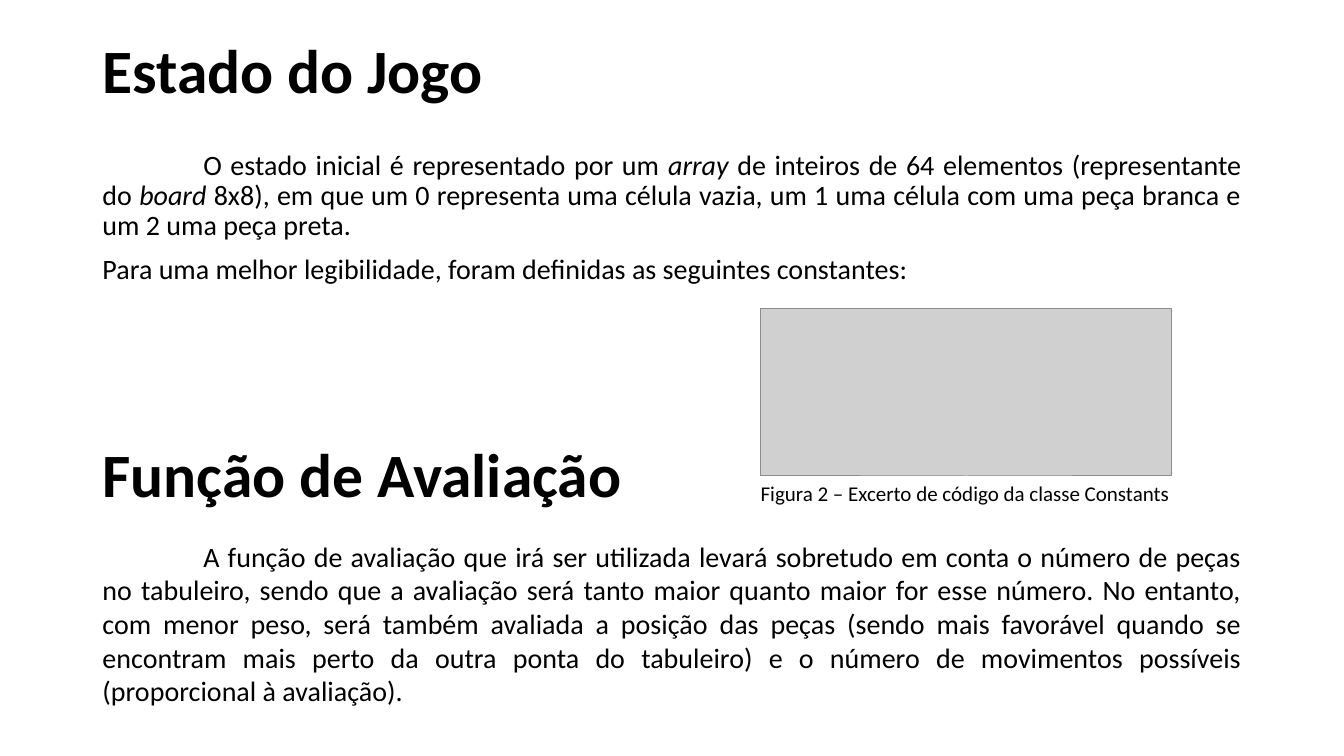
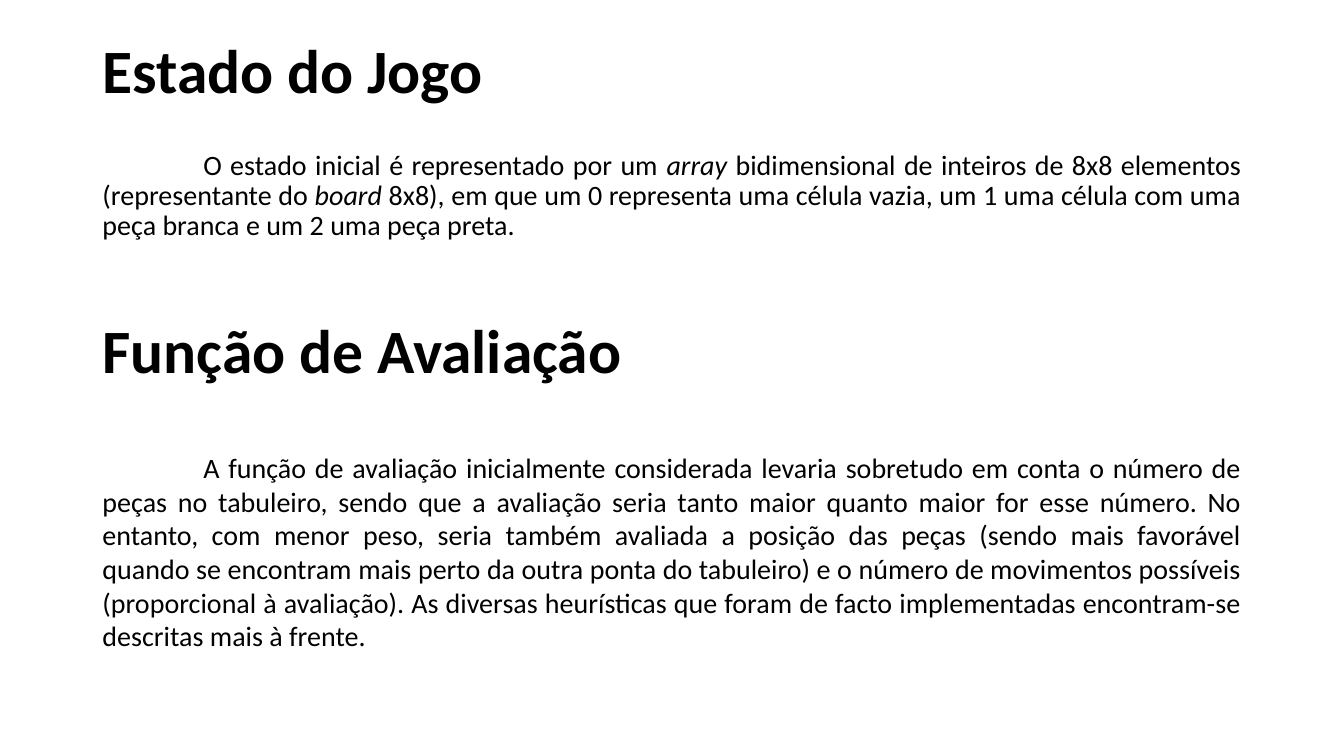
Before and after one commit to SergioDias47/Eximo, a slide deck: slide 4 of docs/IART-Eximo.pptx. Drawn at 1344x756 pixels with LibreOffice and Linux fonts; fonts in the diff are those of the drawing; grey boxes stand for pictures. Boxes give left, top, right and bottom in pixels: in the first picture for what was removed or moved away, otherwise in the second. Text is boxed around its words. In the diff, an @@ line names an element or a change of style, - is before the commit and + after.

```diff
--- a/docs/IART-Eximo.pptx
+++ b/docs/IART-Eximo.pptx
@@ text at (102, 155, 1241, 647): text changed @@
-O estado inicial é representado por um array de inteiros de 64 elementos (representante do board 8x8), em que um 0 representa uma célula vazia, um 1 uma célula com uma peça branca e um 2 uma peça preta.
-Para uma melhor legibilidade, foram definidas as seguintes constantes:
-A função de avaliação que irá ser utilizada levará sobretudo em conta o número de peças no tabuleiro, sendo que a avaliação será tanto maior quanto maior for esse número. No entanto, com menor peso, será também avaliada a posição das peças (sendo mais favorável quando se encontram mais perto da outra ponta do tabuleiro) e o número de movimentos possíveis (proporcional à avaliação).
+O estado inicial é representado por um array bidimensional de inteiros de 8x8 elementos (representante do board 8x8), em que um 0 representa uma célula vazia, um 1 uma célula com uma peça branca e um 2 uma peça preta.
+A função de avaliação inicialmente considerada levaria sobretudo em conta o número de peças no tabuleiro, sendo que a avaliação seria tanto maior quanto maior for esse número. No entanto, com menor peso, seria também avaliada a posição das peças (sendo mais favorável quando se encontram mais perto da outra ponta do tabuleiro) e o número de movimentos possíveis (proporcional à avaliação). As diversas heurísticas que foram de facto implementadas encontram-se descritas mais à frente.
@@ text "Função de Avaliação": place and size @@
-text "Função de Avaliação" at (102, 453, 621, 508)
+text "Função de Avaliação" at (102, 329, 621, 384)
@@ picture removed at (760, 309, 1172, 476) @@
@@ text removed at (761, 486, 1169, 505) @@
-Figura 2 – Excerto de código da classe Constants
```
Also in this commit, not shown: 4 other slides changed, 7 slides added, 3 other files.
